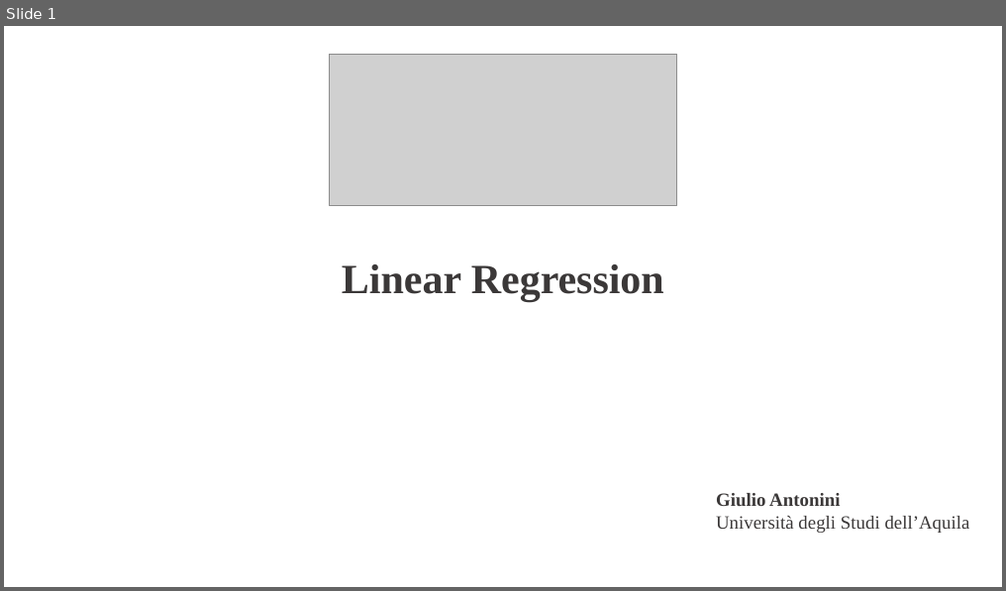
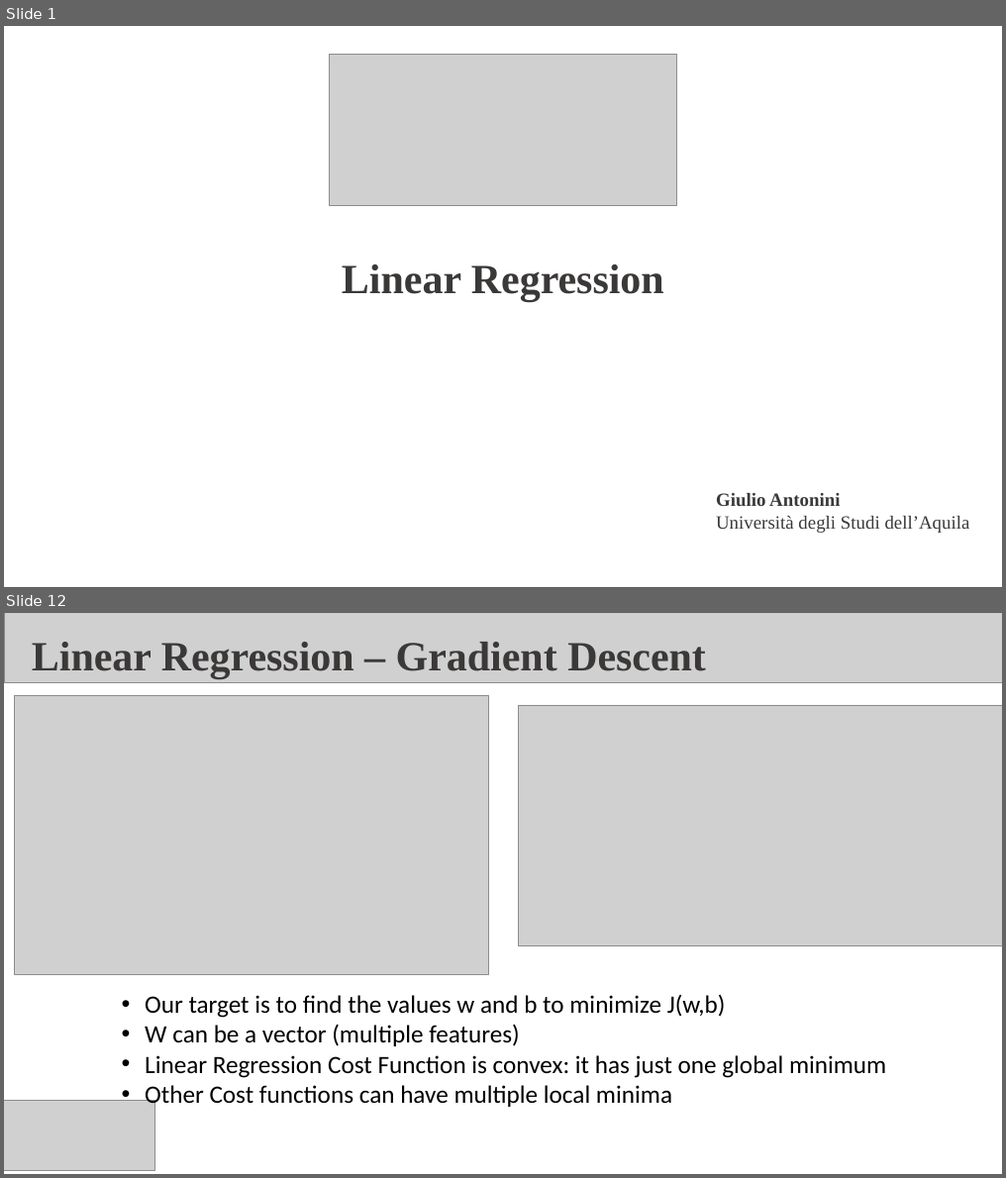
Before and after one commit to fabioantonini/introduction-machine-learning-for-engineers, a slide deck: Lectures/LinearRegression/Slides/LinearRegression.ppt. Shown one above the other, each under a label of ours: slide 1 before the commit, slides 1 and 12 after it; the slides between them are not shown. The pictures are 1006x591 and 1006x1178 pixels, drawn with LibreOffice and Linux fonts; fonts in the diff are those of the drawing; grey boxes stand for pictures; background and template pictures are left out. Boxes give left, top, right and bottom in pixels: in the first picture for what was removed or moved away, otherwise in the second. Text is boxed around its words. In the diff, an @@ line names an element or a change of style, - is before the commit and + after.

```diff
--- a/Lectures/LinearRegression/Slides/LinearRegression.ppt
+++ b/Lectures/LinearRegression/Slides/LinearRegression.ppt
@@ slide 12 added at box(4, 613, 1002, 1174), background #FFFFFF @@
@@ picture added at box(5, 613, 1002, 682) @@
@@ text added at box(32, 642, 706, 678), 40 pt, text #3B3838, bold @@
+Linear Regression – Gradient Descent
@@ picture added at box(15, 695, 489, 974) @@
@@ picture added at box(518, 705, 1001, 946) @@
@@ rectangle added at box(479, 841, 727, 881), fill #FFFFFF, outline #FFFFFF 1.5 pt @@
@@ rectangle added at box(391, 905, 503, 924), fill #FFFFFF, outline #FFFFFF 1.5 pt @@
@@ rectangle added at box(545, 911, 621, 982), fill #FFFFFF, outline #FFFFFF 0.74 pt @@
@@ text added at box(145, 995, 886, 1109), 24 pt, text #000000 @@
+• Our target is to find the values w and b to minimize J(w,b)
+• W can be a vector (multiple features)
+• Linear Regression Cost Function is convex: it has just one global minimum
+• Other Cost functions can have multiple local minima
@@ picture added at box(4, 1100, 154, 1170) @@
```
Also in this commit, not shown: 1 slide changed, 20 other slides added, 1 slide removed, 23 other files.
